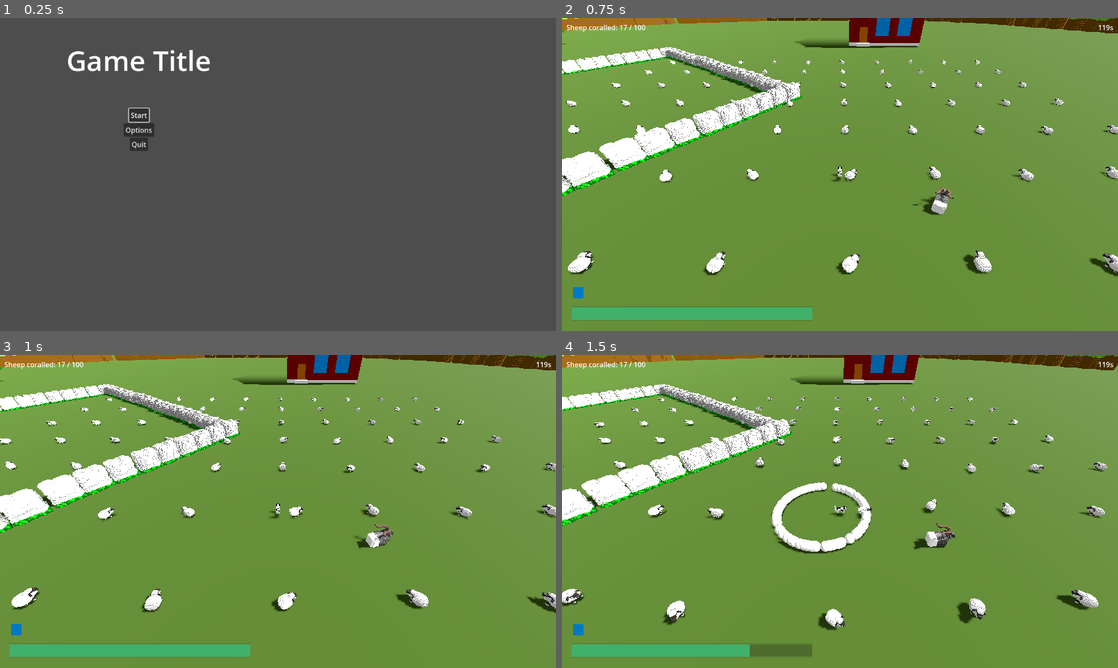
Above: before the commit, frames 1-4 (two rows, left to right).
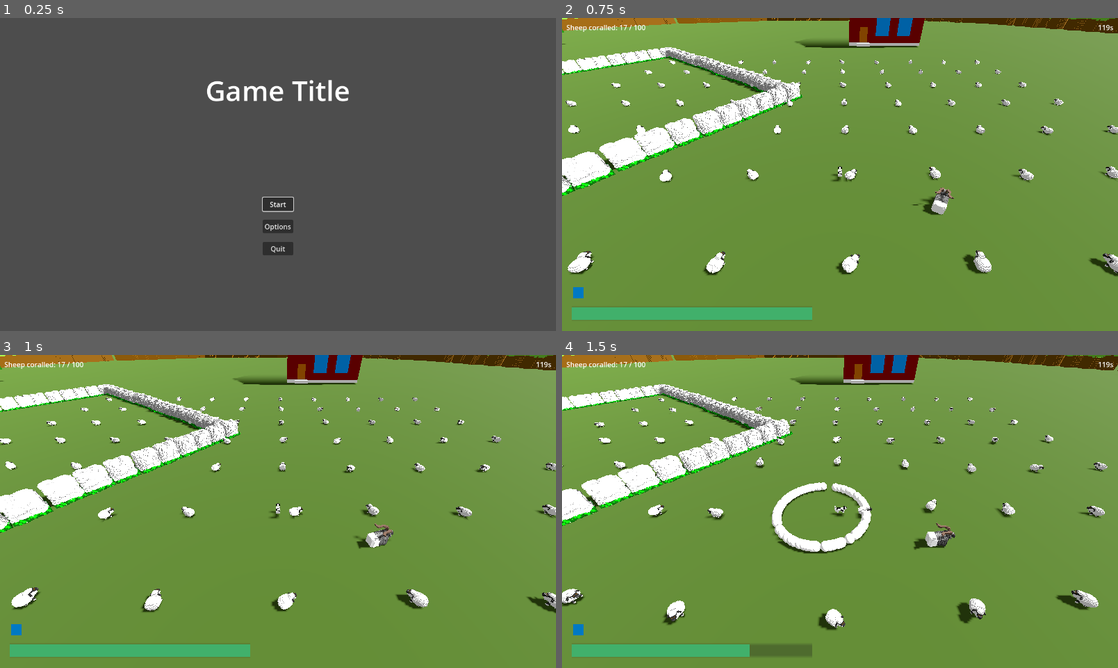
Above: after the commit, the same moments.

Repository: hunttis/ld-58
Game: Godot game, scene res://assets/scenes/master.tscn
Same seed, same stepped clock (60 frames per second), same inputs: the game is played once before the commit and once after it.
Inputs:
- Up to frame 1 (0.25 s): no input
- Up to frame 2 (0.75 s): click "Start" at 0.5 s
- Up to frame 3 (1 s): no input
- Up to frame 4 (1.5 s): hold D (move_right) from 1.28 s (still down); hold Q (ability_bark) from 1.28 s (still down)

The runs differ from the first frame. In frame 1, 2.6% of the frame differs, in the area x 12-63%, y 10-76%; in frame 2, nothing differs; in frame 3, nothing differs; in frame 4, nothing differs.

Commit message:
main menu fix

Diff:
--- a/assets/scenes/master.tscn
+++ b/assets/scenes/master.tscn
@@ -6,10 +6,9 @@
 script = ExtResource("1_xvgtq")
 
 [node name="CurrentScene" type="Control" parent="."]
-custom_minimum_size = Vector2(640, 360)
 layout_mode = 3
 anchors_preset = 0
-offset_right = 640.0
-offset_bottom = 360.0
+offset_right = 1280.0
+offset_bottom = 720.0
 size_flags_horizontal = 3
 size_flags_vertical = 3
--- a/assets/scenes/menus/main_menu.gd
+++ b/assets/scenes/menus/main_menu.gd
@@ -1,4 +1,4 @@
-extends Node2D
+extends Control
 
 func _ready():
   $ScreenSizeContainer/VerticalContainer/MenuButtons/StartButton.grab_focus()
--- a/assets/scenes/menus/main_menu.tscn
+++ b/assets/scenes/menus/main_menu.tscn
@@ -2,15 +2,23 @@
 
 [ext_resource type="Script" uid="uid://blo50cupp2cta" path="res://assets/scenes/menus/main_menu.gd" id="1_uu6ob"]
 
-[node name="MainMenu" type="Node2D"]
+[node name="MainMenu" type="Control"]
+layout_mode = 3
+anchors_preset = 15
+anchor_right = 1.0
+anchor_bottom = 1.0
+grow_horizontal = 2
+grow_vertical = 2
 script = ExtResource("1_uu6ob")
 
 [node name="ScreenSizeContainer" type="Control" parent="."]
 custom_minimum_size = Vector2(640, 360)
-layout_mode = 3
-anchors_preset = 0
-offset_right = 40.0
-offset_bottom = 40.0
+layout_mode = 1
+anchors_preset = 15
+anchor_right = 1.0
+anchor_bottom = 1.0
+grow_horizontal = 2
+grow_vertical = 2
 size_flags_horizontal = 3
 size_flags_vertical = 3
 
@@ -37,23 +45,21 @@
 scroll_active = false
 
 [node name="MiddleSpacer" type="Control" parent="ScreenSizeContainer/VerticalContainer"]
+visible = false
 layout_mode = 2
 size_flags_vertical = 3
 size_flags_stretch_ratio = 0.5
 
-[node name="MenuButtons" type="Control" parent="ScreenSizeContainer/VerticalContainer"]
+[node name="MenuButtons" type="VBoxContainer" parent="ScreenSizeContainer/VerticalContainer"]
+layout_mode = 2
+size_flags_horizontal = 4
+size_flags_vertical = 6
+theme_override_constants/separation = 20
+
+[node name="StartButton" type="Button" parent="ScreenSizeContainer/VerticalContainer/MenuButtons"]
 layout_mode = 2
 size_flags_vertical = 3
-
-[node name="StartButton" type="Button" parent="ScreenSizeContainer/VerticalContainer/MenuButtons"]
-layout_mode = 1
-anchors_preset = 5
-anchor_left = 0.5
-anchor_right = 0.5
-offset_left = -23.0
-offset_right = 23.0
-offset_bottom = 31.0
-grow_horizontal = 2
+size_flags_stretch_ratio = 0.0
 focus_neighbor_top = NodePath("../QuitButton")
 focus_neighbor_bottom = NodePath("../OptionsButton")
 focus_next = NodePath("../OptionsButton")
@@ -61,18 +67,7 @@
 text = "Start"
 
 [node name="OptionsButton" type="Button" parent="ScreenSizeContainer/VerticalContainer/MenuButtons"]
-layout_mode = 1
-anchors_preset = 8
-anchor_left = 0.5
-anchor_top = 0.5
-anchor_right = 0.5
-anchor_bottom = 0.5
-offset_left = -35.0
-offset_top = -15.5
-offset_right = 35.0
-offset_bottom = 15.5
-grow_horizontal = 2
-grow_vertical = 2
+layout_mode = 2
 focus_neighbor_top = NodePath("../StartButton")
 focus_neighbor_bottom = NodePath("../QuitButton")
 focus_next = NodePath("../QuitButton")
@@ -80,17 +75,7 @@
 text = "Options"
 
 [node name="QuitButton" type="Button" parent="ScreenSizeContainer/VerticalContainer/MenuButtons"]
-layout_mode = 1
-anchors_preset = 7
-anchor_left = 0.5
-anchor_top = 1.0
-anchor_right = 0.5
-anchor_bottom = 1.0
-offset_left = -21.0
-offset_top = -31.0
-offset_right = 21.0
-grow_horizontal = 2
-grow_vertical = 0
+layout_mode = 2
 focus_neighbor_top = NodePath("../OptionsButton")
 focus_neighbor_bottom = NodePath("../StartButton")
 focus_next = NodePath("../StartButton")
